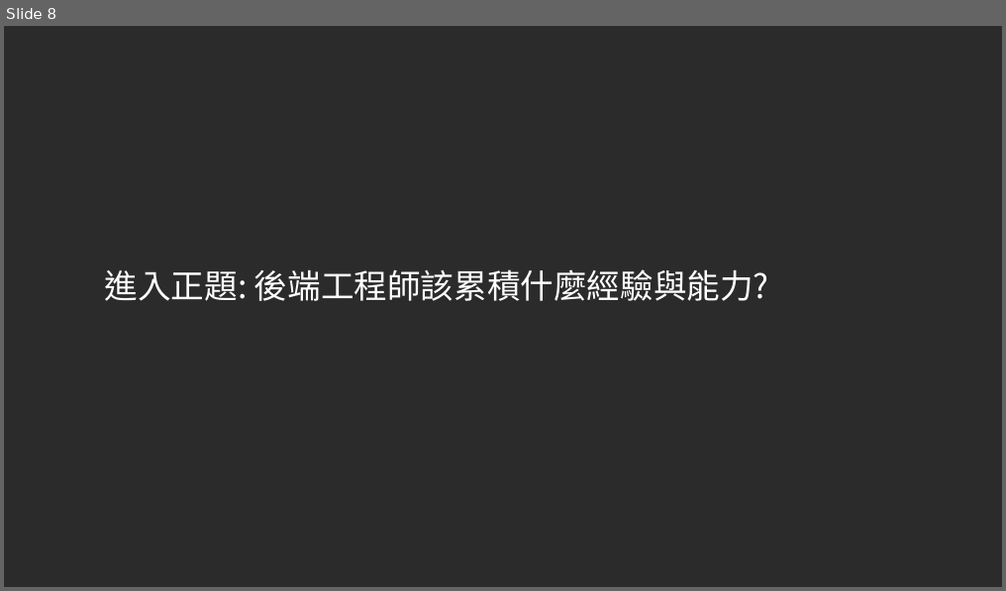
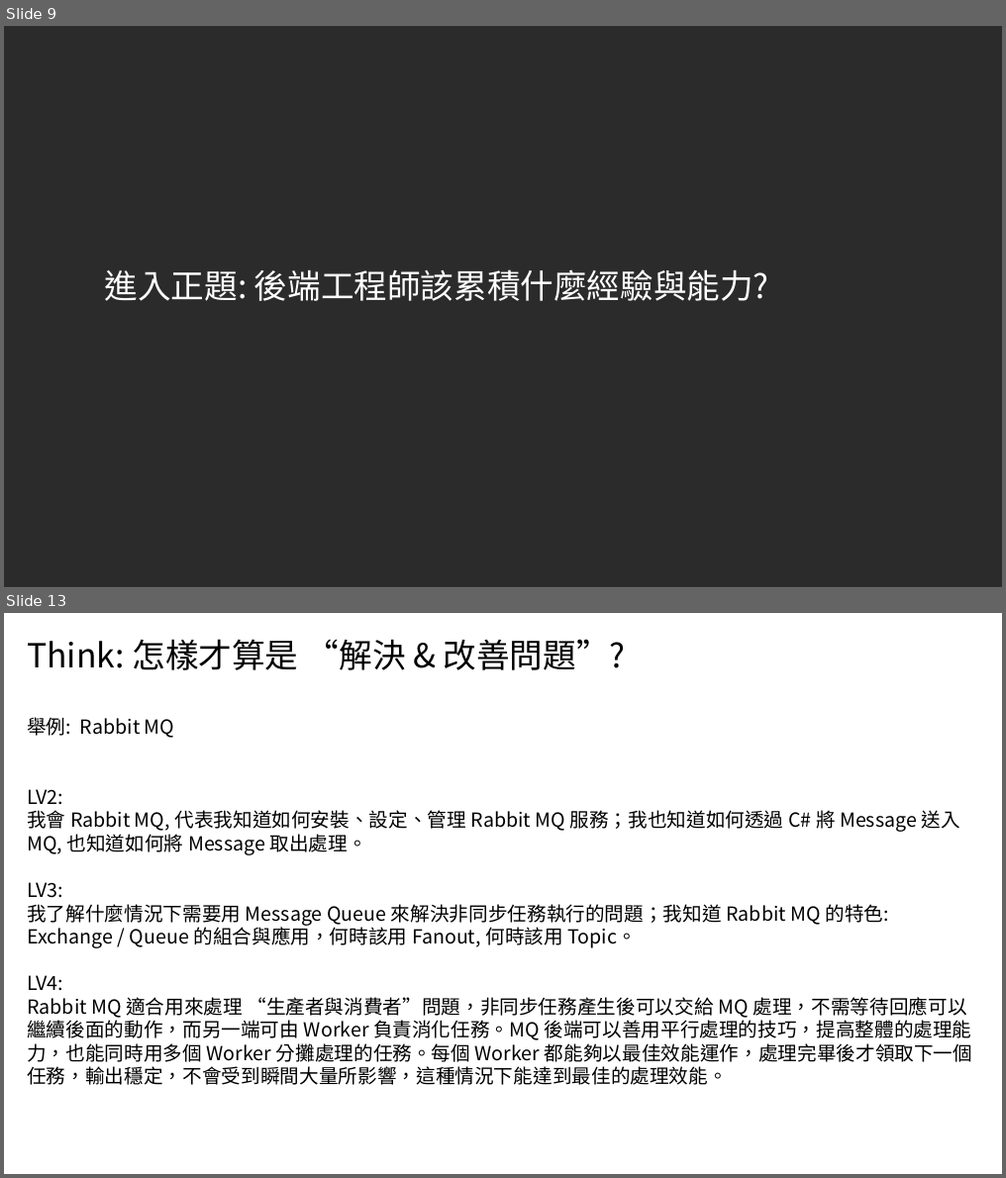
Before and after one commit to andrew0928/Meetup, a slide deck: 20200823.Study4Dev/Study4-後端工程師的修練之路-AndrewWu.pptx. Shown one above the other, each under a label of ours: slide 8 before the commit, slides 9 and 13 after it; the slides between them are not shown. The pictures are 1006x591 and 1006x1178 pixels, drawn with LibreOffice and Linux fonts; fonts in the diff are those of the drawing; background and template pictures are left out; a plain dark background stands for a picture behind light text. Boxes give left, top, right and bottom in pixels: in the first picture for what was removed or moved away, otherwise in the second. Text is boxed around its words. In the diff, an @@ line names an element or a change of style, - is before the commit and + after.

Commit message:
draft update

```diff
--- a/20200823.Study4Dev/Study4-後端工程師的修練之路-AndrewWu.pptx
+++ b/20200823.Study4Dev/Study4-後端工程師的修練之路-AndrewWu.pptx
@@ slide 13 added at (x1=4, y1=613, x2=1002, y2=1174), background #FFFFFF @@
@@ title added at (x1=27, y1=639, x2=626, y2=670), 24 pt, text #000000 @@
+Think: 怎樣才算是 “解決 & 改善問題”?
@@ subtitle added at (x1=27, y1=717, x2=972, y2=1085), 14 pt, text #000000 @@
+舉例: Rabbit MQ
+LV2:
+我會 Rabbit MQ, 代表我知道如何安裝、設定、管理 Rabbit MQ 服務；我也知道如何透過 C# 將 Message 送入 MQ, 也知道如何將 Message 取出處理。
+LV3:
+我了解什麼情況下需要用 Message Queue 來解決非同步任務執行的問題；我知道 Rabbit MQ 的特色: Exchange / Queue 的組合與應用，何時該用 Fanout, 何時該用 Topic。
+LV4:
+Rabbit MQ 適合用來處理 “生產者與消費者”問題，非同步任務產生後可以交給 MQ 處理，不需等待回應可以繼續後面的動作，而另一端可由 Worker 負責消化任務。MQ 後端可以善用平行處理的技巧，提高整體的處理能力，也能同時用多個 Worker 分攤處理的任務。每個 Worker 都能夠以最佳效能運作，處理完畢後才領取下一個任務，輸出穩定，不會受到瞬間大量所影響，這種情況下能達到最佳的處理效能。
@@ what was slide 8 is now slide 9 @@
```
Also in this commit, not shown: 2 slides changed, 9 other slides added, 8 slides removed.
